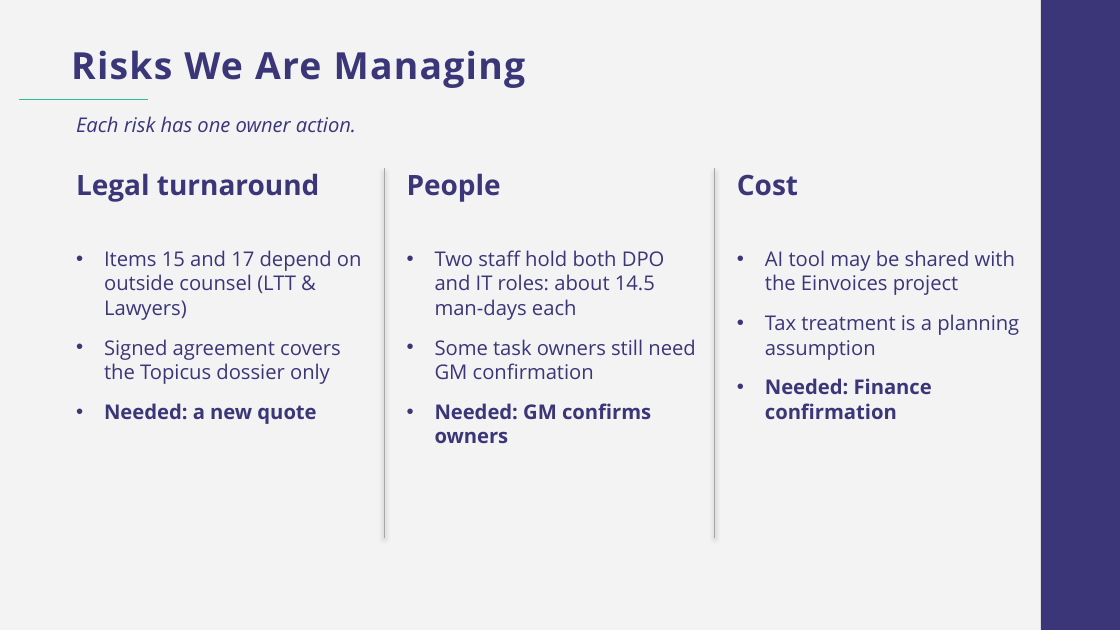
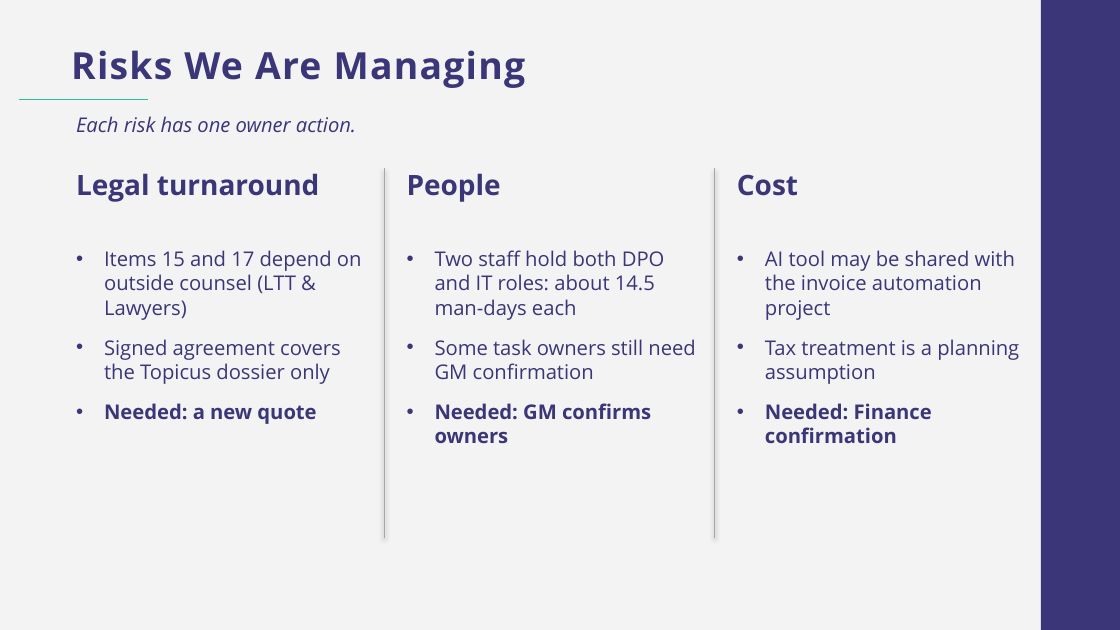
Before and after one commit to tranmyphuc/docs, a slide deck: slide 8 of SGH_Asia_PDPL_BOD_Deck.pptx. Drawn at 1120x630 pixels with LibreOffice and Linux fonts; fonts in the diff are those of the drawing; background and template pictures are left out. Boxes give left, top, right and bottom in pixels: in the first picture for what was removed or moved away, otherwise in the second. Text is boxed around its words. In the diff, an @@ line names an element or a change of style, - is before the commit and + after.

```diff
--- a/SGH_Asia_PDPL_BOD_Deck.pptx
+++ b/SGH_Asia_PDPL_BOD_Deck.pptx
@@ text at <box>765,250,1015,320</box>: text changed @@
-• AI tool may be shared with the Einvoices project
+• AI tool may be shared with the invoice automation project
```
Also in this commit, not shown: 1 other slide changed, 1 slide added.
